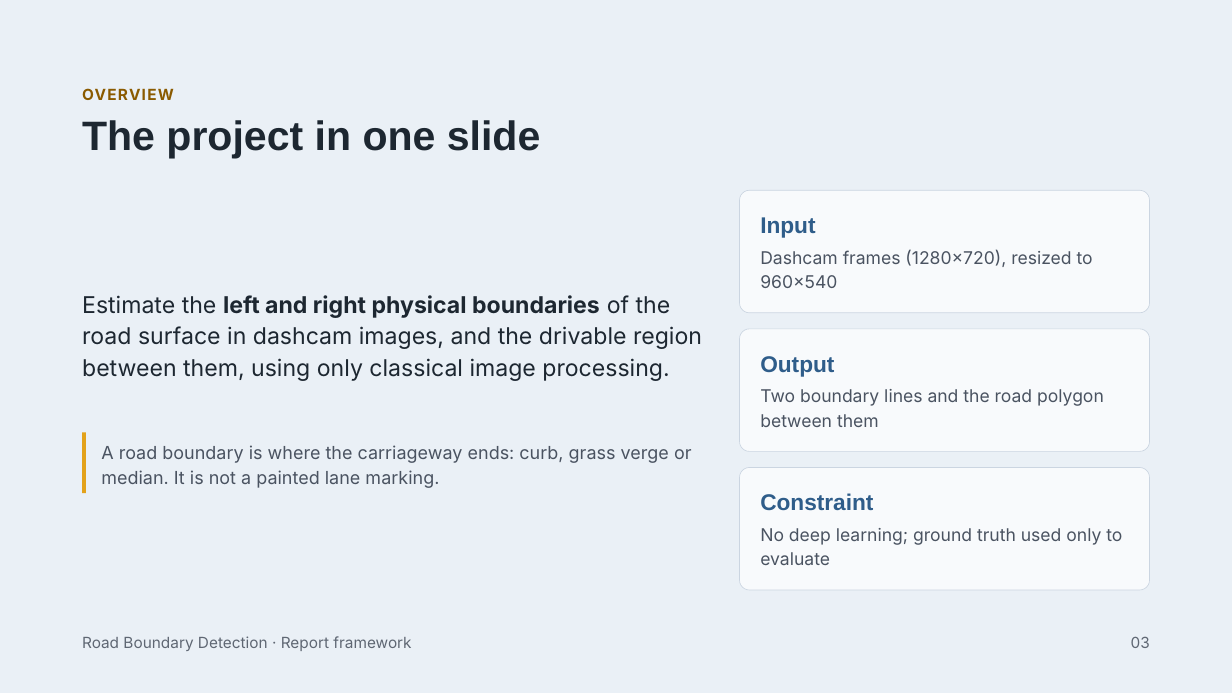
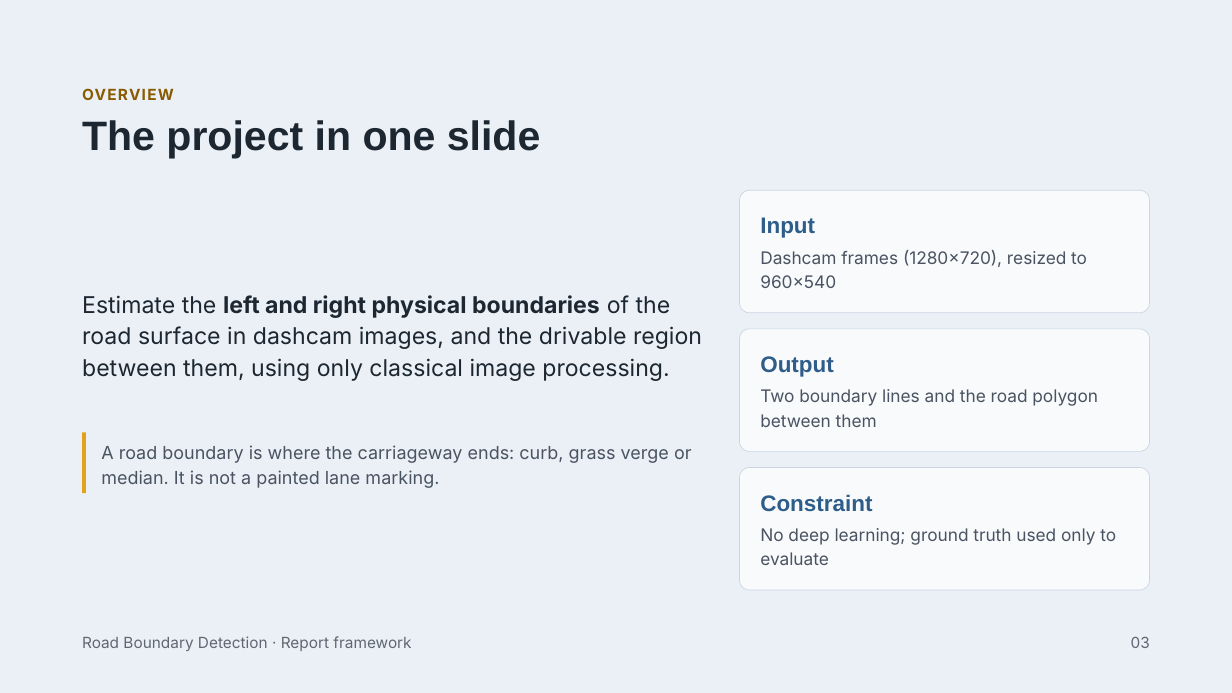
Before and after one commit to Vader7-166/canny-hough, a slide deck: slide 3 of baocao/Road Boundary Detection – Report Framework.pptx. Drawn at 1232x693 pixels with LibreOffice and Linux fonts; fonts in the diff are those of the drawing. Boxes give left, top, right and bottom in pixels: in the first picture for what was removed or moved away, otherwise in the second. Text is boxed around its words. In the diff, an @@ line names an element or a change of style, - is before the commit and + after.

```diff
--- a/baocao/Road Boundary Detection – Report Framework.pptx
+++ b/baocao/Road Boundary Detection – Report Framework.pptx
@@ text "Constraint" at [760,494,872,512]: size 17.7 to 17.5 pt @@
@@ size 13.7 to 13.5 pt in 3 elements at [760,250,1087,288], [760,389,1098,427], [760,528,1116,565] @@
```
Also in this commit, not shown: 1 other slide changed, 8 other files.
